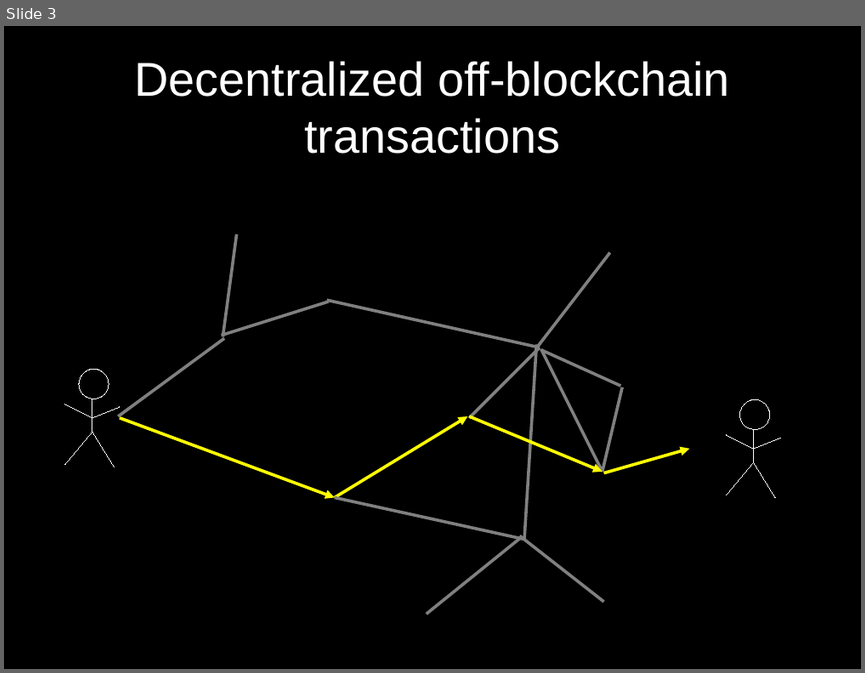
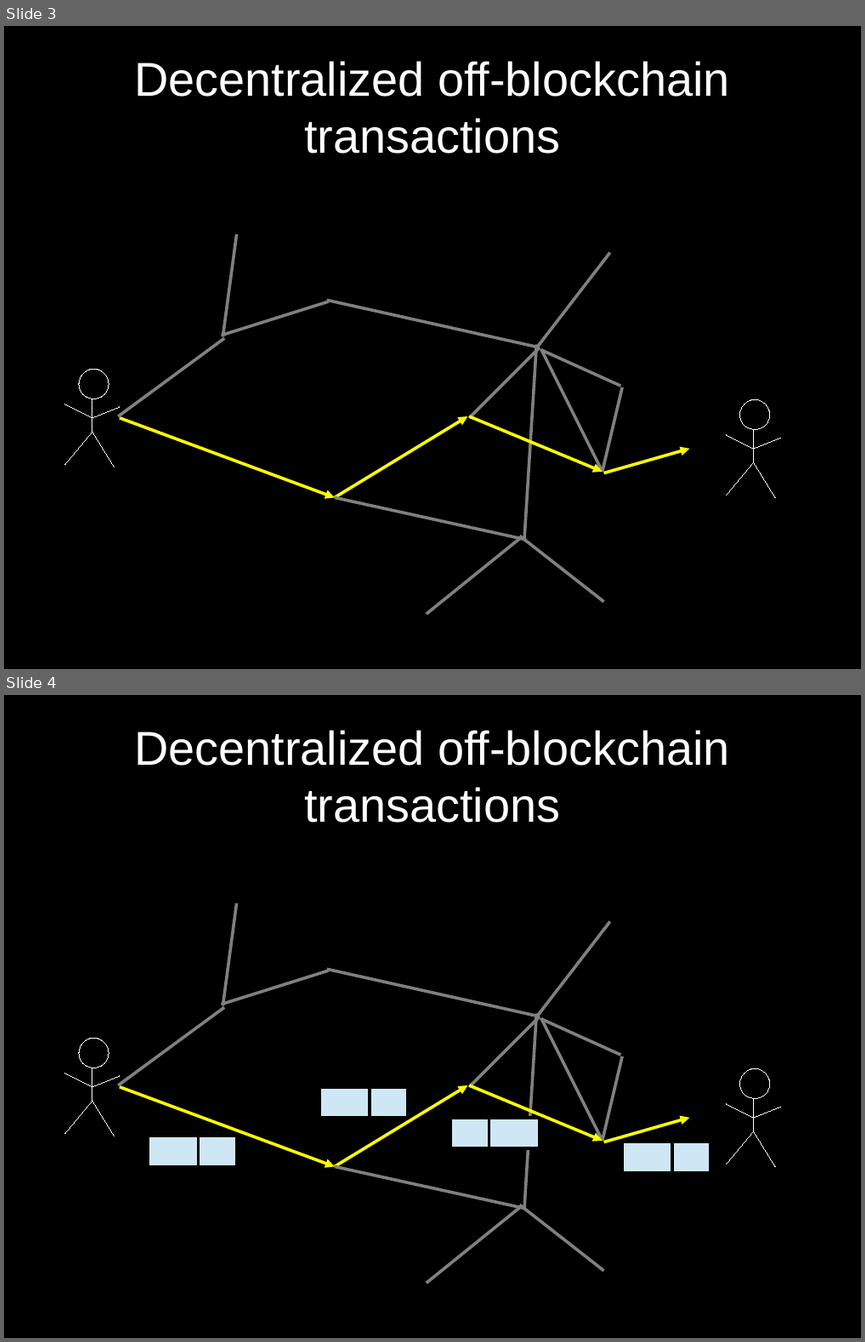
Before and after one commit to cornwarecjp/amiko-pay, a slide deck: doc/lightning-presentation.odp. Shown one above the other, each under a label of ours: slide 3 before the commit, slides 3 and 4 after it. The pictures are 865x673 and 865x1342 pixels, drawn with LibreOffice and Linux fonts; fonts in the diff are those of the drawing. Boxes give left, top, right and bottom in pixels: in the first picture for what was removed or moved away, otherwise in the second. Text is boxed around its words. In the diff, an @@ line names an element or a change of style, - is before the commit and + after.

```diff
--- a/doc/lightning-presentation.odp
+++ b/doc/lightning-presentation.odp
@@ slide 4 added at box(4, 695, 861, 1338), background #000000 @@
@@ title added at box(134, 730, 730, 823), 44 pt, text #FFFFFF @@
+Decentralized off-blockchain transactions
@@ line added from (236, 903) to (222, 1006), #808080 2.83 pt @@
@@ line added from (610, 921) to (538, 1015), #808080 2.83 pt @@
@@ line added from (328, 970) to (222, 1004), #808080 2.83 pt @@
@@ line added from (327, 969) to (540, 1016), #808080 2.83 pt @@
@@ line added from (118, 1085) to (224, 1008), #808080 2.83 pt @@
@@ line added from (469, 1087) to (540, 1016), #808080 2.83 pt @@
@@ line added from (524, 1209) to (537, 1013), #808080 2.83 pt @@
@@ line added from (602, 1140) to (541, 1018), #808080 2.83 pt @@
@@ line added from (620, 1055) to (543, 1019), #808080 2.83 pt @@
@@ group added at box(65, 1038, 120, 1136): 5 lines, 1 ellipse @@
@@ line added from (622, 1056) to (602, 1140), #808080 2.83 pt @@
@@ arrow added from (120, 1087) to (335, 1166), #FFFF00 2.83 pt @@
@@ rectangle added at box(319, 1087, 370, 1117), fill #CFE7F5, outline #000000 2.83 pt @@
@@ arrow added from (335, 1166) to (467, 1085), #FFFF00 2.83 pt @@
@@ rectangle added at box(370, 1087, 408, 1117), fill #CFE7F5, outline #000000 2.83 pt @@
@@ arrow added from (469, 1085) to (602, 1140), #FFFF00 2.83 pt @@
@@ group added at box(726, 1068, 781, 1166): 5 lines, 1 ellipse @@
@@ rectangle added at box(451, 1117, 489, 1147), fill #CFE7F5, outline #000000 2.83 pt @@
@@ rectangle added at box(489, 1117, 539, 1147), fill #CFE7F5, outline #000000 2.83 pt @@
@@ arrow added from (604, 1142) to (690, 1117), #FFFF00 2.83 pt @@
@@ rectangle added at box(148, 1136, 199, 1166), fill #CFE7F5, outline #000000 2.83 pt @@
@@ rectangle added at box(199, 1136, 236, 1166), fill #CFE7F5, outline #000000 2.83 pt @@
@@ rectangle added at box(622, 1142, 672, 1173), fill #CFE7F5, outline #000000 2.83 pt @@
@@ rectangle added at box(673, 1142, 710, 1173), fill #CFE7F5, outline #000000 2.83 pt @@
@@ line added from (522, 1208) to (335, 1166), #808080 2.83 pt @@
@@ line added from (521, 1206) to (426, 1283), #808080 2.83 pt @@
@@ line added from (519, 1205) to (604, 1270), #808080 2.83 pt @@
```
Also in this commit, not shown: 3 slides changed, 2 slides removed.
